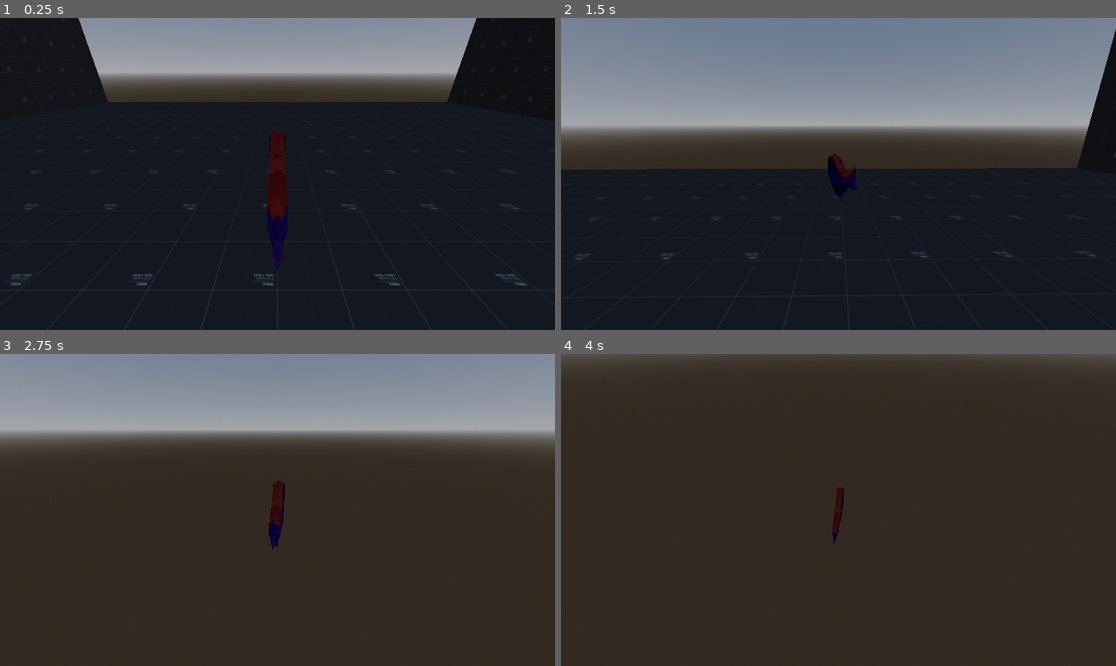
Above: before the commit, frames 1-4 (two rows, left to right).
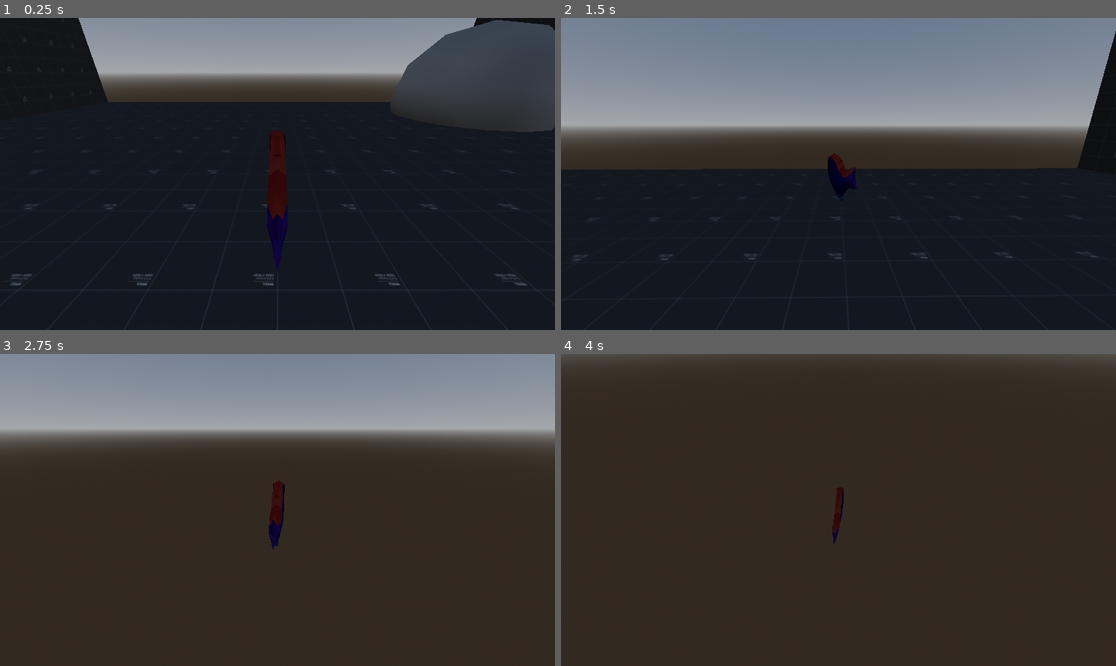
Above: after the commit, the same moments.

Repository: jamethy/fish-4
Game: Godot game, scene res://Scenes/test-scene.tscn
Same seed, same stepped clock (60 frames per second), same inputs: the game is played once before the commit and once after it.
Inputs (mouse positions are in pixels of both pictures, inside the frame that each line leads up to):
- Up to frame 1 (0.25 s): no input
- Up to frame 2 (1.5 s): tap Enter (ui_accept) at 0.5, 0.77 s; move the mouse to (866, 174) at 0.52 s; hold W (Forward) from 0.53 s (still down); tap Space (Burst) at 0.6 s; tap Q (Bubble, bound only after the commit) at 0.8, 1.35 s; move the mouse to (810, 174) at 1.27 s
- Up to frame 3 (2.75 s): keep holding W (Forward); tap Enter (ui_accept) at 1.52 s; tap Space (Burst) at 1.55, 2.1 s; move the mouse to (288, 503) at 2.02 s; tap Q (Bubble, bound only after the commit) at 2.3 s
- Up to frame 4 (4 s): keep holding W (Forward); move the mouse to (832, 516) at 2.77 s; tap Q (Bubble, bound only after the commit) at 2.85, 3.8 s; tap Enter (ui_accept) at 3.02, 3.77 s; tap Space (Burst) at 3.05, 3.6 s; move the mouse to (877, 513) at 3.52 s

The runs differ from the first frame. In frame 1, 7.2% of the frame differs, in the area x 70-100%, y 0-37%; in frame 2, 0.2%; in frame 3, less than 0.1%; in frame 4, less than 0.1%.

Commit message:
Bubble Updates

Diff:
--- a/Player/Player.gd
+++ b/Player/Player.gd
@@ -1,10 +1,15 @@
 extends CharacterBody3D
+
+@onready var bubble_timer = $BubbleTimer
+signal create_bubble (position)
+
 
 #Speed Variables
 var lerp_speed = 8.0
 @export_range(0,20,.5) var SPEED = 5.0
 #const JUMP_VELOCITY = 4.5
 
+#Bursting Variables
 var has_burst = true
 var is_bursting = false
 var burst_timer = 0.0
@@ -13,6 +18,11 @@
 var burst_vector = Vector2.ZERO
 
 @export_range(0.001, 0.05) var fish_impact_force: float = 0.007
+
+#Bubble
+var has_bubble = true
+var bubble_count:int = 5
+var bubble_timout:float = 5.0
 
 #Input Variables
 var direction = Vector3.ZERO
@@ -34,6 +44,9 @@
 		#camera.rotate_x(deg_to_rad(event.relative.y * mouse_sensitivity * -1))
 		#camera.rotation.x = clamp(camera.rotation.x,deg_to_rad(-89),deg_to_rad(89))
 
+func  _unhandled_input(event):
+	if Input.is_action_just_pressed("Bubble") and has_bubble and bubble_count > 0:
+		_create_bubble()
 
 func _physics_process(delta):
 	# Add the gravity.
@@ -50,6 +63,8 @@
 		is_bursting = true
 		burst_timer = burst_timer_max
 		has_burst = false
+
+
 
 
 	#Bursting
@@ -85,3 +100,16 @@
 		var c = get_slide_collision(i)
 		if c.get_collider() is RigidBody3D:
 			c.get_collider().apply_central_impulse(-c.get_normal() * speed * fish_impact_force)
+
+func  _create_bubble():
+	has_bubble = false
+	bubble_count -= 1
+	emit_signal("create_bubble")
+	print("%s"% bubble_count)
+	bubble_timer.wait_time = bubble_timout
+	bubble_timer.start()
+
+
+func _on_bubble_timer_timeout():
+	has_bubble = true
+	print("has bubble")
--- /dev/null
+++ b/Player/bubble.gd
@@ -0,0 +1,17 @@
+extends Node3D
+class_name Bubble
+
+@onready var bubble = $CSGSphere3D
+@onready var bubble_life:float
+@onready var bubble_life_max = 5.0
+@onready var bubble_speed = .1
+
+func _ready():
+	bubble_life = bubble_life_max
+
+func _physics_process(delta):
+	bubble_life -= delta
+	bubble.radius += bubble_speed
+	if bubble_life <= 0:
+		print("bubble pop")
+		queue_free()
--- /dev/null
+++ b/Player/bubble.tscn
@@ -0,0 +1,13 @@
+[gd_scene load_steps=2 format=3 uid="uid://bbxk3uwxqds48"]
+
+[ext_resource type="Script" path="res://Player/bubble.gd" id="1_jx4np"]
+
+[node name="Bubble" type="Node3D"]
+script = ExtResource("1_jx4np")
+
+[node name="CSGSphere3D" type="CSGSphere3D" parent="."]
+use_collision = true
+collision_layer = 2
+collision_mask = 2
+radius = 1.0
+radial_segments = 16
--- a/Player/player.tscn
+++ b/Player/player.tscn
@@ -23,3 +23,10 @@
 [node name="RampCollisionShape" type="CollisionShape3D" parent="."]
 transform = Transform3D(1, 0, 0, 0, 1, 0, 0, 0, 1, 0, -0.5, 0)
 shape = SubResource("ConvexPolygonShape3D_rr7ru")
+
+[node name="BubbleTimer" type="Timer" parent="."]
+one_shot = true
+
+[connection signal="timeout" from="BubbleTimer" to="." method="_on_bubble_timer_timeout"]
+
+[editable path="FishModel"]
--- a/Scenes/test-scene.tscn
+++ b/Scenes/test-scene.tscn
@@ -1,8 +1,9 @@
-[gd_scene load_steps=8 format=3 uid="uid://d3fiuxx6srntl"]
+[gd_scene load_steps=9 format=3 uid="uid://d3fiuxx6srntl"]
 
 [ext_resource type="Texture2D" uid="uid://dafm0canr7uy2" path="res://Assets/Test Tile Textures/texture_01.svg" id="1_kua01"]
 [ext_resource type="PackedScene" uid="uid://ua1b473dkgkh" path="res://Player/player.tscn" id="2_rc6cb"]
 [ext_resource type="PackedScene" uid="uid://de1ollje6u46c" path="res://Player/player_camera.tscn" id="3_ohokl"]
+[ext_resource type="PackedScene" uid="uid://bbxk3uwxqds48" path="res://Player/bubble.tscn" id="4_dtvfl"]
 
 [sub_resource type="StandardMaterial3D" id="StandardMaterial3D_28j67"]
 albedo_texture = ExtResource("1_kua01")
@@ -18,7 +19,7 @@
 sky = SubResource("Sky_7kv2v")
 ambient_light_color = Color(0.498039, 0.498039, 0.498039, 1)
 
-[node name="Node3D" type="Node3D"]
+[node name="Node3D2" type="Node3D"]
 
 [node name="CSGBox3D" type="CSGBox3D" parent="."]
 use_collision = true
@@ -39,13 +40,19 @@
 
 [node name="Player" parent="." instance=ExtResource("2_rc6cb")]
 transform = Transform3D(1, 0, 0, 0, 1, 0, 0, 0, 1, 0, 1, 0)
-SPEED = 10.0
+SPEED = 12.0
+burst_timer_max = 3.0
 burst_velocity = 24.0
+fish_impact_force = 0.007
 
 [node name="WorldEnvironment" type="WorldEnvironment" parent="."]
 environment = SubResource("Environment_d1hp7")
 
 [node name="Camera3D" parent="." node_paths=PackedStringArray("target") instance=ExtResource("3_ohokl")]
 transform = Transform3D(-1, 3.90967e-08, -7.81933e-08, 0, 0.894427, 0.447214, 8.74228e-08, 0.447214, -0.894427, 0, 2, -2)
+current = true
 target = NodePath("../Player")
 offset = Vector3(0, 1, -2)
+
+[node name="Bubble" parent="." instance=ExtResource("4_dtvfl")]
+transform = Transform3D(1, 0, 0, 0, 1, 0, 0, 0, 1, -7, 1, 6)
--- a/initial_room.tscn
+++ b/initial_room.tscn
@@ -29,7 +29,7 @@
 burst_velocity = 35.0
 
 [node name="Camera3D" parent="." node_paths=PackedStringArray("target") instance=ExtResource("4_l5wrg")]
-transform = Transform3D(-1, 3.90966e-08, -7.81933e-08, 0, 0.894427, 0.447213, 8.74228e-08, 0.447213, -0.894427, -0.00230026, 3.03129, -11.1565)
+transform = Transform3D(-1, 3.90966e-08, -7.81933e-08, 0, 0.894428, 0.447213, 8.74228e-08, 0.447213, -0.894428, -0.00230026, 3.03129, -11.1565)
 target = NodePath("../Player2")
 offset = Vector3(0, 2, -4)
 
--- a/project.godot
+++ b/project.godot
@@ -42,6 +42,11 @@
 "events": [Object(InputEventKey,"resource_local_to_scene":false,"resource_name":"","device":-1,"window_id":0,"alt_pressed":false,"shift_pressed":false,"ctrl_pressed":false,"meta_pressed":false,"pressed":false,"keycode":0,"physical_keycode":32,"key_label":0,"unicode":32,"echo":false,"script":null)
 ]
 }
+Bubble={
+"deadzone": 0.5,
+"events": [Object(InputEventKey,"resource_local_to_scene":false,"resource_name":"","device":-1,"window_id":0,"alt_pressed":false,"shift_pressed":false,"ctrl_pressed":false,"meta_pressed":false,"pressed":false,"keycode":0,"physical_keycode":81,"key_label":0,"unicode":113,"echo":false,"script":null)
+]
+}
 
 [physics]
 
